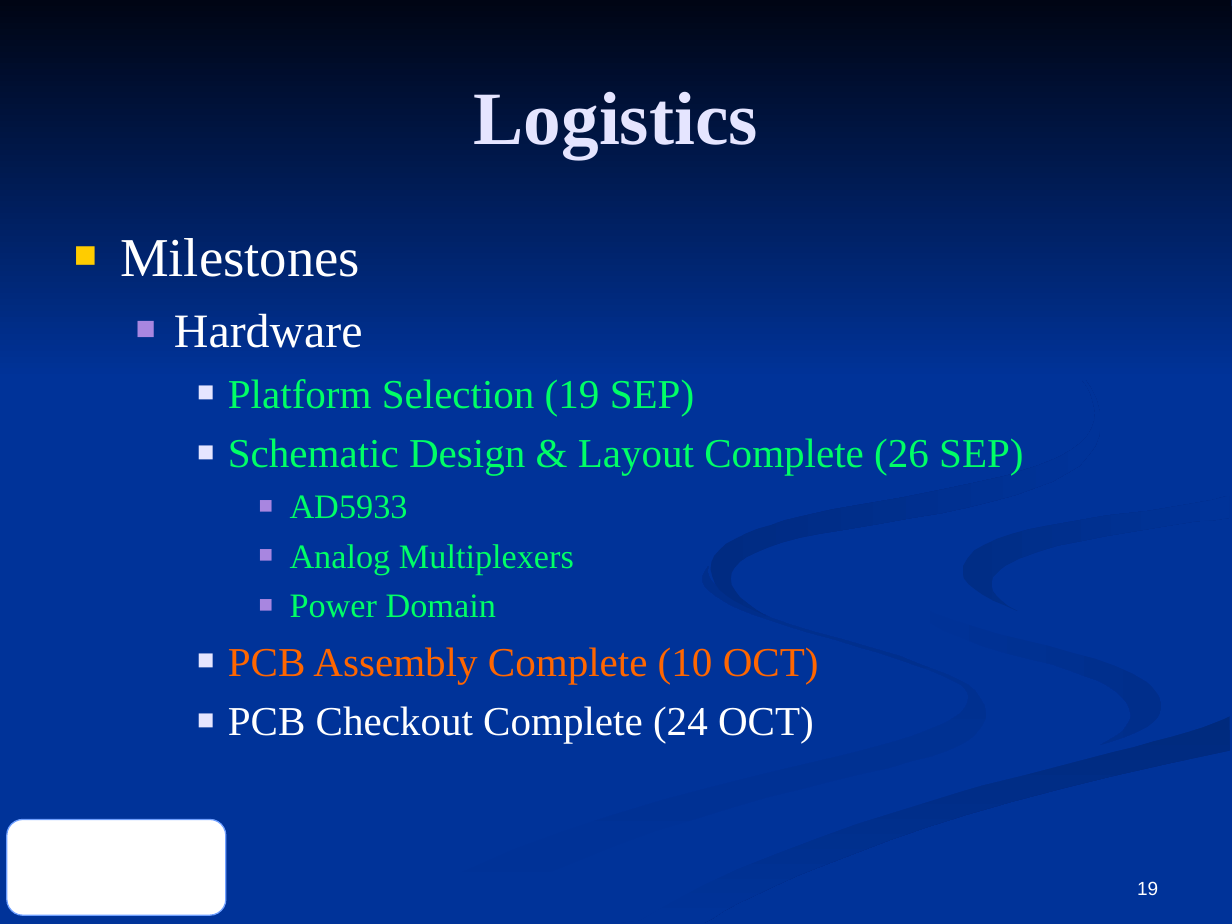
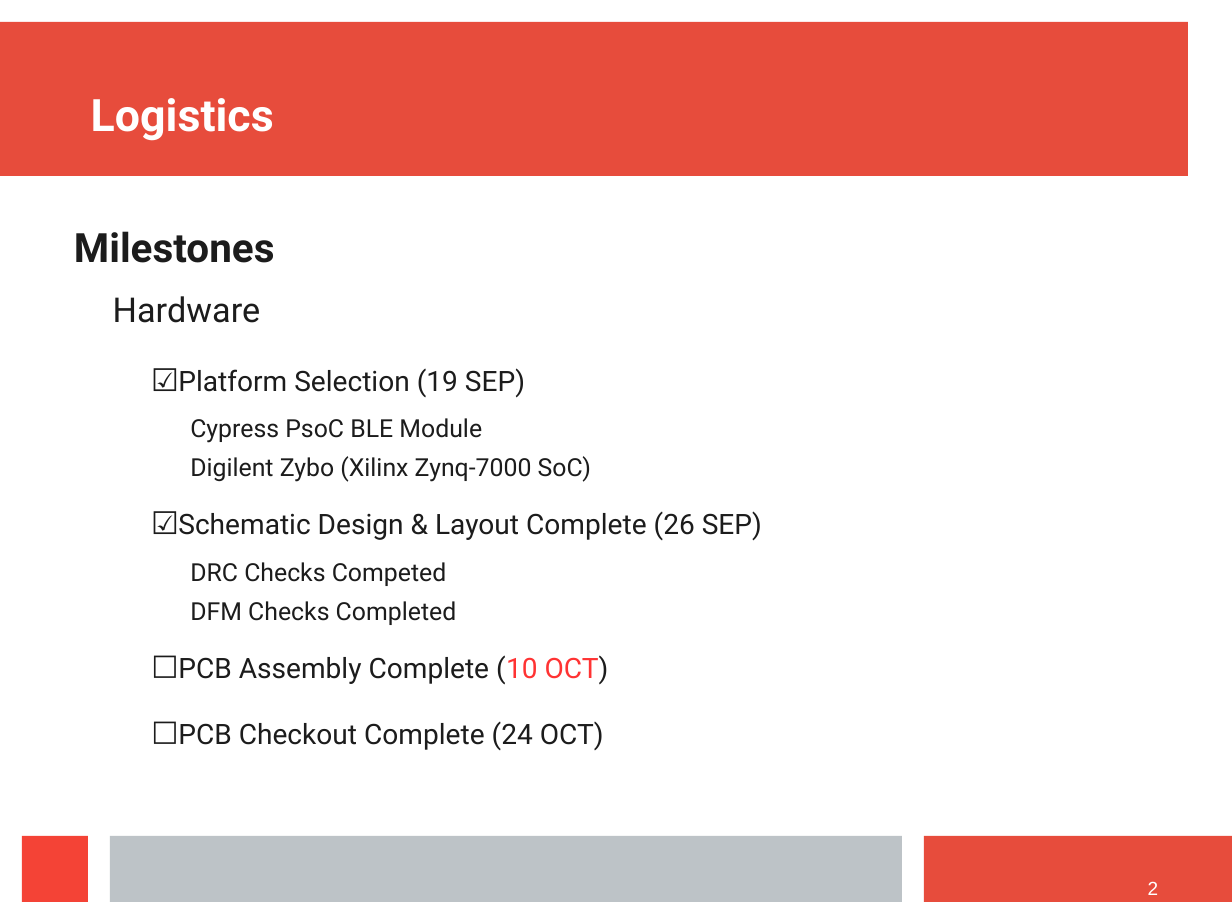
Before and after one commit to ashtonchase/portable_impedance_tomography, a slide deck: slide 2 of documentation/mid_term.odp (slide 19 before the commit). Drawn at 1232x924 pixels with LibreOffice and Linux fonts; fonts in the diff are those of the drawing; background and template pictures are left out. Boxes give left, top, right and bottom in pixels: in the first picture for what was removed or moved away, otherwise in the second. Text is boxed around its words. In the diff, an @@ line names an element or a change of style, - is before the commit and + after.

Commit message:
pcb design updates. updated README. updated mid_term presentation.

```diff
--- a/documentation/mid_term.odp
+++ b/documentation/mid_term.odp
@@ background #003399 to #FFFFFF @@
@@ group removed at [0, 0, 1232, 923]: 7 freeform shapes @@
@@ rectangle added at [0, 22, 1188, 176], fill #E74C3C @@
@@ title "Logistics" at [91, 98, 274, 141]: size 44 to 26.1 pt, font Times New Roman to Roboto, text colour #E5E5FF to #FFFFFF; alignment centre to left; indent changed @@
@@ text at [74, 231, 275, 323]: size 32 to 23.6 pt, bold on in "Milestones"; font Times New Roman to Roboto, text colour #FFFFFF to #1C1C1C in "Milestones", "Hardware"; size 28 to 20 pt in "Hardware"; bullet ■ to none; more space between paragraphs @@
@@ text at [178, 368, 762, 750]: text changed; size 24 to 16.4 pt; font Times New Roman to Roboto; text colour #00FF66 to #1C1C1C @@
-    ■ Platform Selection (19 SEP)
-    ■ Schematic Design & Layout Complete (26 SEP)
-      ■ AD5933
-      ■ Analog Multiplexers
-      ■ Power Domain
-    ■ PCB Assembly Complete (10 OCT)
-    ■ PCB Checkout Complete (24 OCT)
+    ☑Platform Selection (19 SEP)
+      Cypress PsoC BLE Module
+      Digilent Zybo (Xilinx Zynq-7000 SoC)
+    ☑Schematic Design & Layout Complete (26 SEP)
+      DRC Checks Competed
+      DFM Checks Completed
+    ☐PCB Assembly Complete (10 OCT)
+    ☐PCB Checkout Complete (24 OCT)
@@ rounded rectangle removed at [7, 819, 227, 915] @@
@@ rectangle added at [22, 837, 89, 903], fill #F44336 @@
@@ rectangle added at [110, 837, 902, 903], fill #BDC3C7 @@
@@ rectangle added at [924, 837, 1232, 903], fill #E74C3C @@
@@ page number at [1148, 881, 1159, 895]: text changed @@
-19
+2
```
Also in this commit, not shown: 2 other slides changed, 11 slides added, 19 slides removed, 14 other files.
